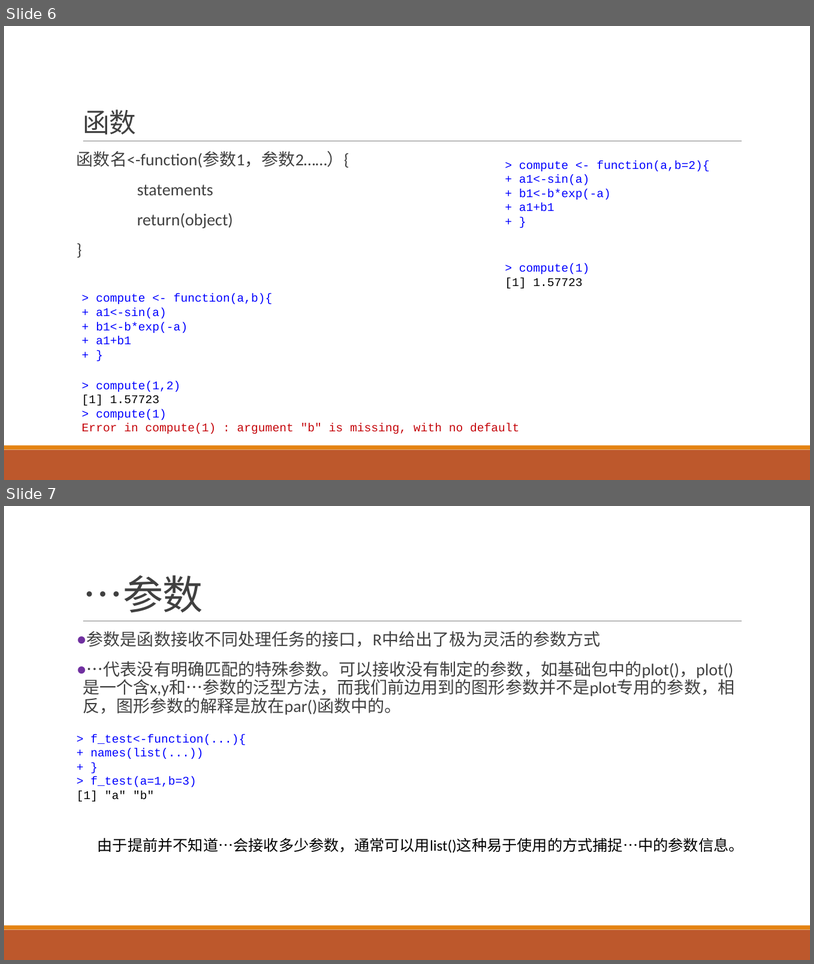
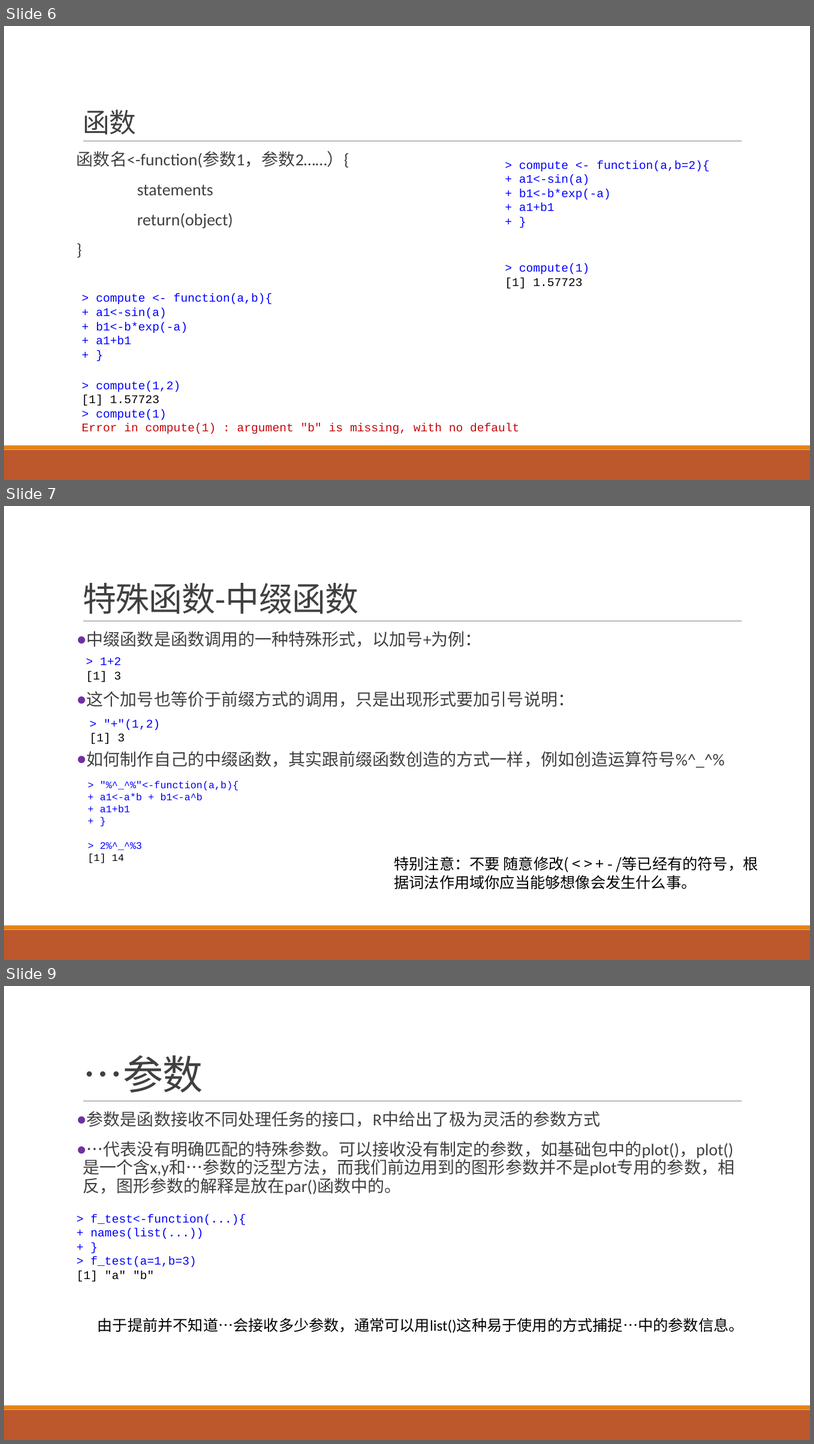
Before and after one commit to exoplanetX/DataAnalytics, a slide deck: 实验-6-函数式编程.pptx. Shown one above the other, each under a label of ours: slides 6 and 7 before the commit, slides 6, 7 and 9 after it; the slides between them are not shown. The pictures are 814x964 and 814x1444 pixels, drawn with LibreOffice and Linux fonts; fonts in the diff are those of the drawing. Boxes give left, top, right and bottom in pixels: in the first picture for what was removed or moved away, otherwise in the second. Text is boxed around its words. In the diff, an @@ line names an element or a change of style, - is before the commit and + after.

```diff
--- a/实验-6-函数式编程.pptx
+++ b/实验-6-函数式编程.pptx
@@ slide 7 added at box(4, 506, 810, 960), background #FFFFFF; not listed: 3 template elements that a slide beside it also shows @@
@@ title added at box(83, 583, 359, 614), 40 pt, text #404040 @@
+特殊函数-中缀函数
@@ text added at box(87, 631, 725, 768), 20 pt, text #404040 @@
+● 中缀函数是函数调用的一种特殊形式，以加号+为例：
+● 这个加号也等价于前缀方式的调用，只是出现形式要加引号说明：
+● 如何制作自己的中缀函数，其实跟前缀函数创造的方式一样，例如创造运算符号%^_^%
@@ text added at box(86, 657, 122, 682), 14 pt, text #0000FF @@
+> 1+2
+[1] 3
@@ text added at box(90, 719, 160, 744), 14 pt, text #0000FF @@
+> "+"(1,2)
+[1] 3
@@ text added at box(88, 781, 239, 863), 12 pt, text #0000FF @@
+> "%^_^%"<-function(a,b){
++ a1<-a*b + b1<-a^b
++ a1+b1
++ }
+> 2%^_^%3
+[1] 14
@@ text added at box(395, 856, 759, 889), 18 pt, text #000000 @@
+特别注意：不要 随意修改( < > + - /等已经有的符号，根据词法作用域你应当能够想像会发生什么事。
@@ what was slide 7 is now slide 9 @@
```
Also in this commit, not shown: 1 other slide added, 1 other file.
